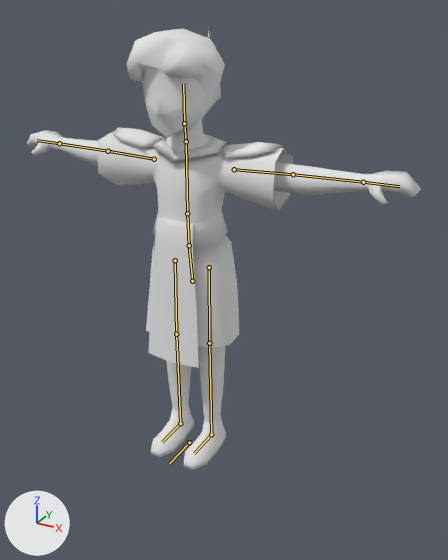
The Blender file assets/c1/char_anims_1.blend as it was, and as the next commit left it.
Both versions are drawn from a 50 mm lens placed at (2.31, -3.59, 3.37), pointed at (0.24, 0.17, 1.48). Lighting does not change. The marker at lower left points along +X, +Y and +Z. The bones that bend it are drawn over the model as lines.

In view in the first picture: 'face.001', 'face.002', 'hair', 'kilt', 'limbs', 'shirt', 'shoes'.
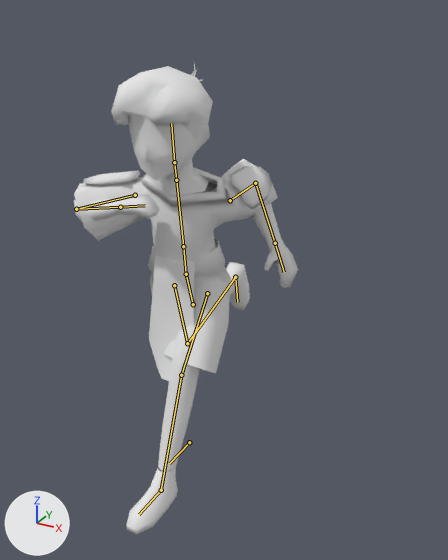
The newer file adds an action. The first version stands in its rest pose; the second is drawn at frame 0 of the action 'Jump'.

Where the change shows, as pixel boxes [x1, y1, x2, y2] in the pictures (448 x 560 px):
'shirt', posed
    before: [97, 127, 294, 223]
    after: [74, 159, 278, 340]
'limbs', posed (43% narrower)
    before: [27, 83, 421, 422]
    after: [74, 124, 298, 471]
'kilt', posed (12% narrower)
    before: [146, 211, 239, 368]
    after: [148, 238, 230, 386]
'hair', posed
    before: [127, 28, 225, 115]
    after: [111, 63, 213, 140]
'shoes', posed (64% wider, 307% taller)
    before: [151, 404, 226, 470]
    after: [126, 262, 250, 534]
'face.002', posed
    before: [142, 69, 201, 116]
    after: [128, 114, 188, 162]
bone 'pelvis', root to tip
    before: (192, 281) to (189, 245)
    after: (193, 304) to (186, 274)
bone 'spine_1', root to tip
    before: (189, 245) to (187, 213)
    after: (186, 274) to (183, 246)
bone 'spine_2', root to tip
    before: (187, 213) to (186, 141)
    after: (183, 246) to (176, 180)
bone 'neck', root to tip
    before: (186, 141) to (184, 123)
    after: (176, 180) to (174, 162)
bone 'head', root to tip
    before: (184, 123) to (183, 83)
    after: (174, 162) to (171, 123)
bone 'upper_arm_l', root to tip
    before: (234, 169) to (293, 174)
    after: (230, 200) to (255, 183)
bone 'upper_arm_r', root to tip
    before: (154, 159) to (108, 151)
    after: (135, 195) to (76, 209)

What changed in the scene script:
```text
Change bone_leg_ik_l:
    where bone_leg_ik_l = bpy.data.objects['skeleton'].pose.bones['leg_ik_l']  # child of 'master'
    bone_leg_ik_l.location: (0.0, 0.0, 0.0) -> (0.0, -0.75, 0.0)
Change bone_arm_ik_l:
    where bone_arm_ik_l = bpy.data.objects['skeleton'].pose.bones['arm_ik_l']  # child of 'master'
    bone_arm_ik_l.location: (0.0, 0.0, 0.0) -> (-0.692, 0.249, -0.608)
    bone_arm_ik_l.rotation_quaternion: (1.0, 0.0, 0.0, 0.0) -> (0.996, 0.002, 0.017, 0.087)  # degrees (0, 0, 0) -> degrees (0, 2, 10)
Change bone_elbow_l:
    where bone_elbow_l = bpy.data.objects['skeleton'].pose.bones['elbow_l']  # child of 'master'
    bone_elbow_l.location: (0.0, 0.0, 0.0) -> (-0.497, -0.005, -0.019)
    bone_elbow_l.rotation_quaternion: (1.0, 0.0, 0.0, 0.0) -> (0.996, 0.002, 0.087, -0.017)  # degrees (0, 0, 0) -> degrees (0, 10, -2)
Change bone_leg_ik_r:
    where bone_leg_ik_r = bpy.data.objects['skeleton'].pose.bones['leg_ik_r']  # child of 'master'
    bone_leg_ik_r.location: (0.0, 0.0, 0.0) -> (0.0, 1.0, 1.0)
    bone_leg_ik_r.rotation_quaternion: (1.0, 0.0, 0.0, 0.0) -> (0.643, 0.766, 0.0, 0.0)  # degrees (0, 0, 0) -> degrees (100, 0, 0)
Change bone_arm_ik_r:
    where bone_arm_ik_r = bpy.data.objects['skeleton'].pose.bones['arm_ik_r']  # child of 'master'
    bone_arm_ik_r.location: (0.0, 0.0, 0.0) -> (1.018, -0.562, -0.228)
    bone_arm_ik_r.rotation_quaternion: (1.0, 0.0, 0.0, 0.0) -> (0.996, 0.002, 0.017, 0.087)  # degrees (0, 0, 0) -> degrees (0, 2, 10)
Change bone_elbow_r:
    where bone_elbow_r = bpy.data.objects['skeleton'].pose.bones['elbow_r']  # child of 'master'
    bone_elbow_r.location: (0.0, 0.0, 0.0) -> (1.042, -0.005, -0.02)
    bone_elbow_r.rotation_quaternion: (1.0, 0.0, 0.0, 0.0) -> (0.996, 0.002, 0.087, -0.017)  # degrees (0, 0, 0) -> degrees (0, 10, -2)
Change bone_pelvis:
    where bone_pelvis = bpy.data.objects['skeleton'].pose.bones['pelvis']  # child of 'master'
    bone_pelvis.location: (0.0, 0.0, 0.0) -> (0.0, -0.199, 0.024)
    bone_pelvis.rotation_quaternion: (1.0, 0.0, 0.0, 0.0) -> (0.996, 0.087, 0.0, 0.0)  # degrees (0, 0, 0) -> degrees (10, 0, 0)
Change bone_spine_1:
    where bone_spine_1 = bpy.data.objects['skeleton'].pose.bones['spine_1']  # child of 'pelvis'
    bone_spine_1.location: (0.0, 0.0, 0.0) -> (-0.071, 0.011, 0.024)
    bone_spine_1.rotation_quaternion: (1.0, 0.0, 0.0, 0.0) -> (0.996, 0.002, 0.081, -0.037)  # degrees (0, 0, 0) -> degrees (0, 9, -4)
Change bone_spine_2:
    where bone_spine_2 = bpy.data.objects['skeleton'].pose.bones['spine_2']  # child of 'spine_1'
    bone_spine_2.rotation_quaternion: (1.0, 0.0, 0.0, 0.0) -> (1.0, -0.003, 0.003, 0.017)  # degrees (0, 0, 0) -> degrees (0, 0, 2)
Change bone_neck:
    where bone_neck = bpy.data.objects['skeleton'].pose.bones['neck']  # child of 'spine_2'
    bone_neck.rotation_quaternion: (1.0, 0.0, 0.0, 0.0) -> (0.998, -0.044, -0.043, 0.009)  # degrees (0, 0, 0) -> degrees (-5, -5, 1)
Change bone_head:
    where bone_head = bpy.data.objects['skeleton'].pose.bones['head']  # child of 'neck'
    bone_head.rotation_quaternion: (1.0, 0.0, 0.0, 0.0) -> (0.999, 0.002, -0.043, 0.004)  # degrees (0, 0, 0) -> degrees (0, -5, 0)
Change bone_upper_arm_l:
    where bone_upper_arm_l = bpy.data.objects['skeleton'].pose.bones['upper_arm_l']  # child of 'pelvis'
    bone_upper_arm_l.location: (0.0, 0.0, 0.0) -> (0.095, 0.002, 0.03)
Change bone_upper_arm_r:
    where bone_upper_arm_r = bpy.data.objects['skeleton'].pose.bones['upper_arm_r']  # child of 'pelvis'
    bone_upper_arm_r.location: (0.0, 0.0, 0.0) -> (0.095, -0.002, -0.03)
```
